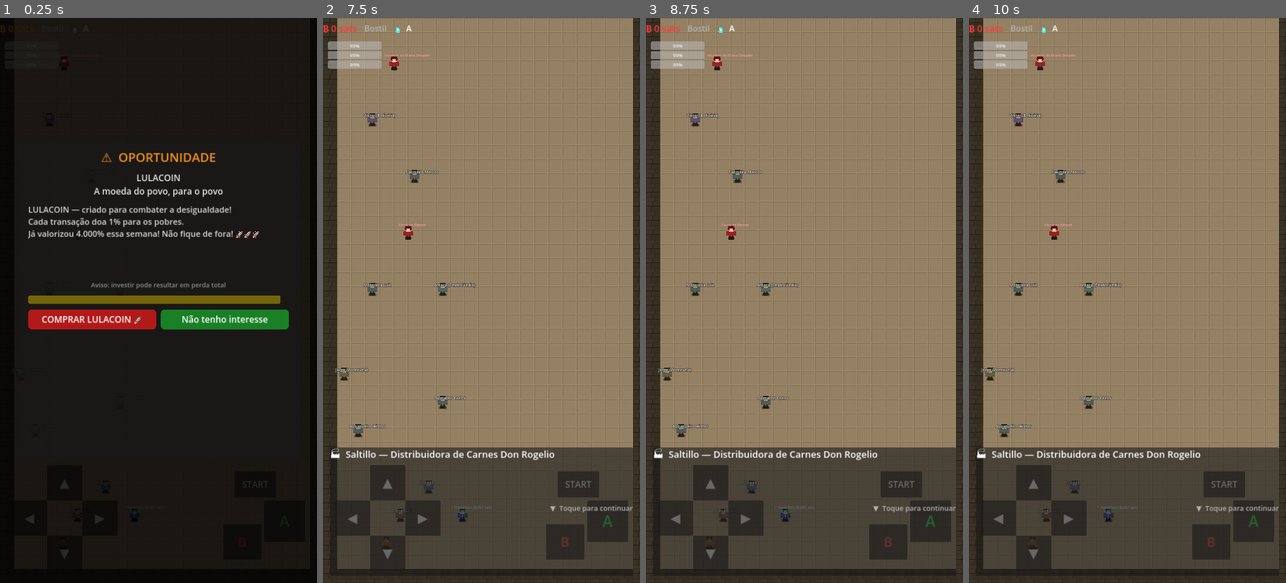
Above: before the commit, frames 1-4 (left to right).
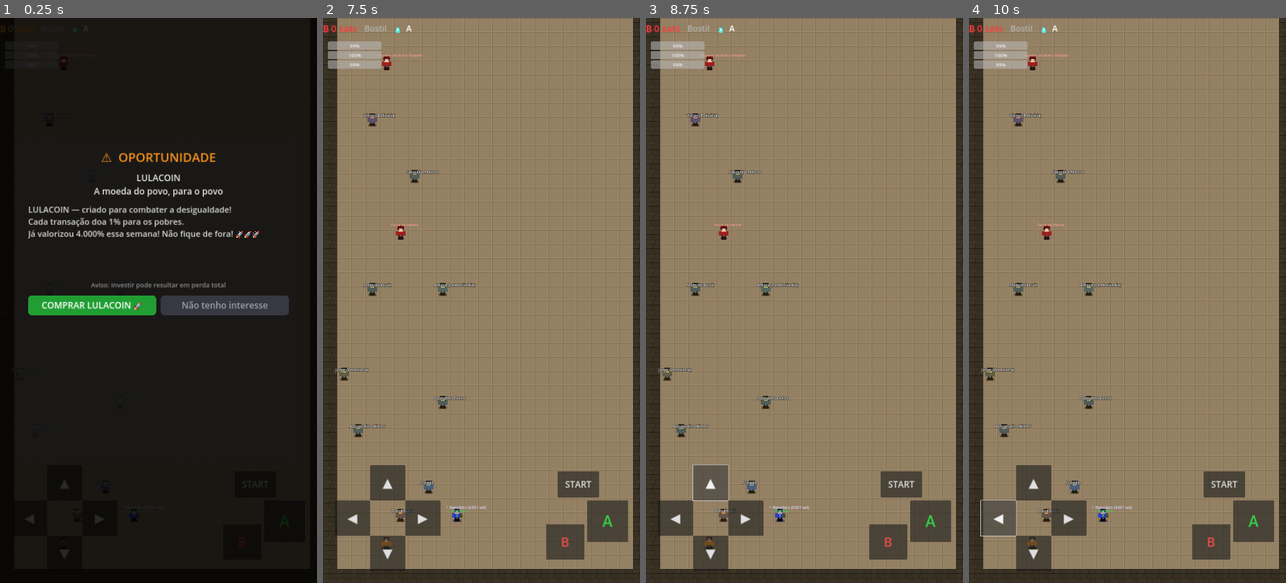
Above: after the commit, the same moments.

Repository: Unknown-brazilian/borderless-freedom-rpg
Game: Godot game, scene res://scenes/world/d6_saltillo.tscn
The game is run twice, just before and just after one commit, with the same random seed, the same clock (stepped at 60 frames per second) and the same inputs. This scene is started directly instead of the project's main scene.
Inputs:
- Up to frame 1 (0.25 s): no input
- Up to frame 2 (7.5 s): click "START" at 0.5 s; click "START" at 1.25 s; click "▲" at 2 s; click "▼" at 2.75 s; click "◀" at 3.5 s; click "▶" at 4.25 s; click "A" at 5 s; click "B" at 5.75 s; click "COMPRAR LULACOIN 🚀" at 6.5 s; click "Entendi. Vou trabalhar." at 7.25 s
- Up to frame 3 (8.75 s): click "▲" at 8 s
- Up to frame 4 (10 s): click "▼" at 8.75 s; click "◀" at 9.5 s

The runs differ from the first frame. In frame 1, 4.9% of the frame differs, in the area x 8-92%, y 7-56%; in frame 2, 20%; in frame 3, 20%; in frame 4, 20%, in the area x 2-98%, y 6-98%.

Commit message:
fix: bugs críticos do APK (sprites, customização, rugpull, diálogo, menu)
Vários bugs só apareciam no fluxo completo / no APK exportado:

- SPRITES (quadrados no APK): Image.load_from_file lê do filesystem e FALHA
  dentro do .pck do APK -> trocado por load()/ResourceLoader em enemy_patrol,
  crypto_npc, npc (x2), player_controller e player_customization_ui. Agora os
  personagens aparecem no aparelho, não só no editor.
- MOVIMENTO ("não dá pra mover"): a caixa de diálogo tinha o método de avançar
  no toque, mas o sinal gui_input do Panel nunca era conectado -> "Toque para
  continuar" não fazia nada e o jogo ficava travado em time_scale=0. Conectado
  no _ready.
- CRIAÇÃO DE PERSONAGEM: preview não aparecia (mesmo bug de load) e não refletia
  escolhas. Agora mostra o personagem, tinge pela skin escolhida, e o campo de
  nome ocupa a largura toda. PlayerCustomization.apply() (que nunca era chamado)
  passa a aplicar a skin no Sprite2D do player (antes mirava nós 3D inexistentes).
- RUGPULL (EventPopupUI): botão ACEITAR agora é o verde/atraente (induz quem não
  presta atenção a errar) e RECUSAR é cinza discreto — invertido do que estava.
  Removido o timeout (barra de contagem + auto-ignore + slow-mo de pressão).
- MENU: removido o retângulo verde vazio ("PixelArt"); agora mostra o sprite do
  personagem como arte-herói.

Co-Authored-By: Claude Opus 4.8 (1M context) <noreply@anthropic.com>

Diff:
--- a/scenes/ui/main_menu.tscn
+++ b/scenes/ui/main_menu.tscn
@@ -1,6 +1,7 @@
-[gd_scene load_steps=2 format=3 uid="uid://main_menu_rpg"]
+[gd_scene load_steps=3 format=3 uid="uid://main_menu_rpg"]
 
 [ext_resource type="Script" path="res://scripts/ui/main_menu_rpg.gd" id="1"]
+[ext_resource type="Texture2D" path="res://assets/sprites/player.png" id="2"]
 
 [node name="MainMenu" type="CanvasLayer"]
 script = ExtResource("1")
@@ -31,10 +32,13 @@
 theme_override_font_sizes/font_size = 34
 theme_override_colors/font_color = Color(0.788, 0.635, 0.153, 1.0)
 
-[node name="PixelArt" type="ColorRect" parent="Panel"]
+[node name="PixelArt" type="TextureRect" parent="Panel"]
 layout_mode = 2
 custom_minimum_size = Vector2(0, 300)
-color = Color(0.10, 0.18, 0.10, 1.0)
+texture = ExtResource("2")
+expand_mode = 1
+stretch_mode = 5
+texture_filter = 1
 
 [node name="Spacer" type="Control" parent="Panel"]
 layout_mode = 2
--- a/scripts/player/player_controller_2d.gd
+++ b/scripts/player/player_controller_2d.gd
@@ -41,11 +41,14 @@
 	set_collision_mask_value(3, true)   # npc
 	set_collision_mask_value(4, true)   # enemy
 
-	# Fallback: se a textura não carregou no editor, tenta do disco.
+	# Fallback: se a textura não veio da cena, carrega via ResourceLoader
+	# (funciona no editor E no APK; Image.load_from_file falha dentro do .pck).
 	if _sprite and _sprite.texture == null:
-		var img := Image.load_from_file("res://assets/sprites/player.png")
-		if img:
-			_sprite.texture = ImageTexture.create_from_image(img)
+		var p := "res://assets/sprites/player.png"
+		if ResourceLoader.exists(p):
+			_sprite.texture = load(p)
+	# Aplica a skin escolhida (tinta) ao sprite do player.
+	PlayerCustomization.apply(self)
 
 # ─── Animação procedural (bob de idle/caminhada) ──────────────────────────────
 func _process(delta: float) -> void:
--- a/scripts/player/player_customization.gd
+++ b/scripts/player/player_customization.gd
@@ -10,10 +10,10 @@
 # ── Opções ──────────────────────────────────────────────────────────────────
 
 const SKINS := [
-	{"nome": "Padrão",    "cor": Color(0.75, 0.60, 0.45)},
-	{"nome": "Sombra",    "cor": Color(0.25, 0.22, 0.20)},
-	{"nome": "Deserto",   "cor": Color(0.85, 0.72, 0.45)},
-	{"nome": "Floresta",  "cor": Color(0.35, 0.55, 0.30)},
+	{"nome": "Padrão",    "cor": Color(1.00, 1.00, 1.00)},  # branco = sprite natural
+	{"nome": "Sombra",    "cor": Color(0.55, 0.55, 0.70)},
+	{"nome": "Deserto",   "cor": Color(1.00, 0.85, 0.55)},
+	{"nome": "Floresta",  "cor": Color(0.60, 0.95, 0.60)},
 ]
 
 const CAPACETES := [
@@ -84,20 +84,18 @@
 
 func _apply_skin(player: Node) -> void:
 	var skin_color: Color = SKINS[skin_index]["cor"]
+	# Player 2D: tinta o Sprite2D pela cor da skin.
+	var spr := player.get_node_or_null("Sprite")
+	if spr and spr is CanvasItem:
+		spr.modulate = skin_color
+		return
+	# Fallback player 3D (legado).
 	var mesh_i: MeshInstance3D = player.get_node_or_null("MeshInstance3D")
-	if mesh_i == null: return
+	if mesh_i == null:
+		return
 	var mat := StandardMaterial3D.new()
 	mat.albedo_color = skin_color
 	mesh_i.material_override = mat
-
-	var cap: Dictionary = CAPACETES[capacete_index]
-	var cap_node: MeshInstance3D = player.get_node_or_null("Capacete")
-	if cap_node:
-		cap_node.visible = capacete_index > 0
-		if capacete_index > 0:
-			var cap_mat := StandardMaterial3D.new()
-			cap_mat.albedo_color = cap["cor"]
-			cap_node.material_override = cap_mat
 
 func _apply_speed(player: Node) -> void:
 	var stored = player.get("_base_run_speed")
--- a/scripts/ui/dialogue_box.gd
+++ b/scripts/ui/dialogue_box.gd
@@ -20,6 +20,10 @@
 func _ready() -> void:
 	process_mode = Node.PROCESS_MODE_ALWAYS
 	DialogueManager.register_box(self)
+	# Conecta o toque na caixa para avançar (o sinal não vinha conectado na .tscn,
+	# então "Toque para continuar" não fazia nada e o jogo ficava travado).
+	if not _panel.gui_input.is_connected(_on_panel_gui_input):
+		_panel.gui_input.connect(_on_panel_gui_input)
 	_panel.hide()
 	_arrow.hide()
 	_lbl_speaker.hide()
--- a/scripts/ui/event_popup_ui.gd
+++ b/scripts/ui/event_popup_ui.gd
@@ -46,6 +46,8 @@
 func _process(_delta: float) -> void:
 	if not visible or _is_result:
 		return
+	if not _timer_bar.visible:
+		return   # ofertas não têm mais timeout
 	var elapsed := (Time.get_ticks_msec() - _timer_start_ms) / 1000.0
 	var remaining := maxf(WINDOW_SECONDS - elapsed, 0.0)
 	_timer_bar.value = (remaining / WINDOW_SECONDS) * 100.0
@@ -77,15 +79,20 @@
 	_lbl_urgency.text  = ev.get("urgency_text", "")
 	_lbl_fine.text     = ev.get("fine_print", "")
 	_btn_accept.text   = ev.get("accept_button", "ACEITAR")
-	_btn_ignore.text   = ev.get("ignore_button", "IGNORAR")
-	_btn_accept.add_theme_stylebox_override("normal", _sb(Color(0.7, 0.1, 0.1, 1.0)))
-	_btn_ignore.add_theme_stylebox_override("normal", _sb(Color(0.1, 0.5, 0.15, 1.0)))
+	_btn_ignore.text   = ev.get("ignore_button", "Não, obrigado")
+	# Armadilha educacional: ACEITAR (o golpe) é o botão atraente/verde — induz quem
+	# não presta atenção a errar. Recusar é discreto/cinza. SEM timeout/pressão.
+	_btn_accept.add_theme_stylebox_override("normal", _sb(Color(0.13, 0.62, 0.20, 1.0)))
+	_btn_accept.add_theme_color_override("font_color", Color(1, 1, 1))
+	_btn_ignore.add_theme_stylebox_override("normal", _sb(Color(0.22, 0.22, 0.26, 1.0)))
+	_btn_ignore.add_theme_color_override("font_color", Color(0.62, 0.62, 0.66))
 	_btn_accept.visible    = true
-	_timer_bar.visible     = true
+	_btn_accept.size_flags_horizontal = Control.SIZE_EXPAND_FILL   # CTA dominante
+	_timer_bar.visible     = false   # sem contagem regressiva
 	_lbl_urgency.visible   = not _lbl_urgency.text.is_empty()
 	_lbl_fine.visible      = not _lbl_fine.text.is_empty()
 	_prev_time_scale       = Engine.time_scale
-	Engine.time_scale      = 0.15
+	Engine.time_scale      = 0.0     # pausa total: o jogador decide sem pressa
 	show()
 
 func _show_collapse(ev: Dictionary) -> void:
--- a/scripts/ui/player_customization_ui.gd
+++ b/scripts/ui/player_customization_ui.gd
@@ -49,6 +49,7 @@
 	_name_input.placeholder_text = "Digite seu nome..."
 	_name_input.text = PlayerStats.player_name if PlayerStats.player_name != "Dissidente" else ""
 	_name_input.custom_minimum_size = Vector2(0, 80)
+	_name_input.size_flags_horizontal = Control.SIZE_EXPAND_FILL   # ocupa a largura toda
 	_name_input.add_theme_font_size_override("font_size", 36)
 	_name_input.text_changed.connect(func(t: String):
 		PlayerStats.player_name = t.strip_edges() if t.strip_edges() != "" else "Dissidente"
@@ -57,7 +58,7 @@
 
 	# ── Preview do player ─────────────────────────────────────────────────────
 	_preview = TextureRect.new()
-	_preview.custom_minimum_size = Vector2(128, 128)
+	_preview.custom_minimum_size = Vector2(192, 192)
 	_preview.expand_mode = TextureRect.EXPAND_FIT_WIDTH_PROPORTIONAL
 	_preview.stretch_mode = TextureRect.STRETCH_KEEP_ASPECT_CENTERED
 	_preview.layout_mode = 2
@@ -158,11 +159,15 @@
 	return lbl
 
 func _load_preview_sprite() -> void:
-	var img := Image.load_from_file("res://assets/sprites/player.png")
-	if img:
-		_preview.texture = ImageTexture.create_from_image(img)
+	var p := "res://assets/sprites/player.png"
+	if ResourceLoader.exists(p):
+		_preview.texture = load(p)
+		_preview.texture_filter = CanvasItem.TEXTURE_FILTER_NEAREST   # pixel-art nítido
 
 func _refresh() -> void:
+	# Reflete a skin escolhida no preview (tinta).
+	if _preview:
+		_preview.modulate = PlayerCustomization.SKINS[PlayerCustomization.skin_index]["cor"]
 	if _lbl_skin:  _lbl_skin.text  = PlayerCustomization.get_skin_name()
 	if _lbl_cap:   _lbl_cap.text   = PlayerCustomization.get_capacete_name()
 	if _lbl_moc:   _lbl_moc.text   = PlayerCustomization.get_mochila_name()
--- a/scripts/world/crypto_npc.gd
+++ b/scripts/world/crypto_npc.gd
@@ -58,8 +58,9 @@
 
 func _create_visuals() -> void:
 	# Aparência deliberadamente profissional — terno, azul corporativo.
-	var img := Image.load_from_file("res://assets/sprites/npc_crypto.png")
-	if img:
+	var _crypto_path := "res://assets/sprites/npc_crypto.png"
+	var tex: Texture2D = load(_crypto_path) if ResourceLoader.exists(_crypto_path) else null
+	if tex:
 		var sh := ColorRect.new()
 		sh.size = Vector2(40, 12)
 		sh.position = Vector2(-20, 0)
@@ -67,7 +68,7 @@
 		sh.z_index = -1
 		add_child(sh)
 		var spr := Sprite2D.new()
-		spr.texture  = ImageTexture.create_from_image(img)
+		spr.texture  = tex
 		spr.scale    = Vector2(2.0, 2.0)
 		spr.position = Vector2(0, -22)
 		spr.modulate = Color(0.55, 0.7, 1.0).lerp(Color.WHITE, 0.4)
--- a/scripts/world/enemy_patrol.gd
+++ b/scripts/world/enemy_patrol.gd
@@ -67,12 +67,13 @@
 	return Vector2(clampf(p.x, map_min.x, map_max.x), clampf(p.y, map_min.y, map_max.y))
 
 func _create_visuals() -> void:
-	# Tentar carregar sprite PNG de fiscal
+	# Carrega o sprite via ResourceLoader (funciona no editor E no APK exportado;
+	# Image.load_from_file lê do filesystem e falha dentro do .pck).
 	var sprite_path := "res://assets/sprites/fiscal_enemy.png"
-	var img := Image.load_from_file(sprite_path)
-	if img:
+	var tex: Texture2D = load(sprite_path) if ResourceLoader.exists(sprite_path) else null
+	if tex:
 		var spr := Sprite2D.new()
-		spr.texture = ImageTexture.create_from_image(img)
+		spr.texture = tex
 		spr.scale   = Vector2(2.0, 2.0)
 		spr.position = Vector2(0, -20)
 		add_child(spr)
--- a/scripts/world/npc.gd
+++ b/scripts/world/npc.gd
@@ -25,10 +25,10 @@
 func _create_sprite() -> void:
 	# Tenta PNG custom; fallback para ColorRect colorido
 	if not sprite_texture_path.is_empty():
-		var img := Image.load_from_file(sprite_texture_path)
-		if img:
+		var tex: Texture2D = load(sprite_texture_path) if ResourceLoader.exists(sprite_texture_path) else null
+		if tex:
 			var spr := Sprite2D.new()
-			spr.texture = ImageTexture.create_from_image(img)
+			spr.texture = tex
 			spr.scale   = Vector2(2.0, 2.0)
 			spr.position = Vector2(0, -20)
 			add_child(spr)
@@ -42,10 +42,11 @@
 			return
 	# Fallback: sprite humanoide padrão tingido pela cor identificadora do NPC.
 	var label_y := -70.0
-	var img := Image.load_from_file("res://assets/sprites/npc_neutral.png")
-	if img:
+	var _neutral := "res://assets/sprites/npc_neutral.png"
+	var tex: Texture2D = load(_neutral) if ResourceLoader.exists(_neutral) else null
+	if tex:
 		var spr := Sprite2D.new()
-		spr.texture  = ImageTexture.create_from_image(img)
+		spr.texture  = tex
 		spr.scale    = Vector2(2.0, 2.0)
 		spr.position = Vector2(0, -22)
 		spr.modulate = sprite_color.lerp(Color.WHITE, 0.35)   # tinta suave
